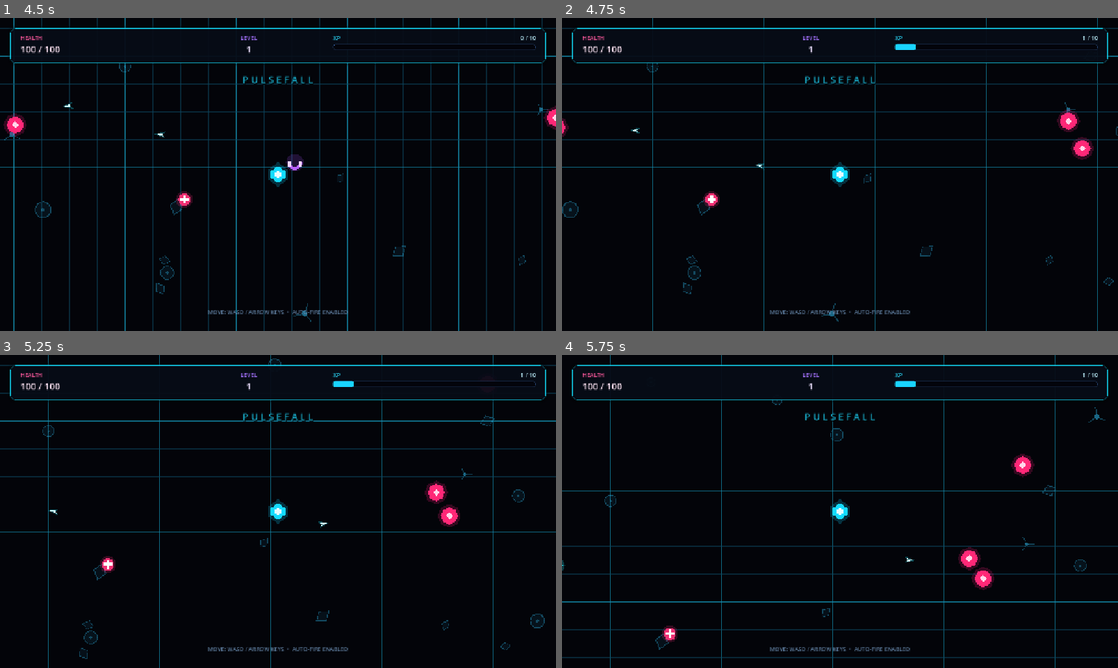
Above: before the commit, frames 1-4 (two rows, left to right).
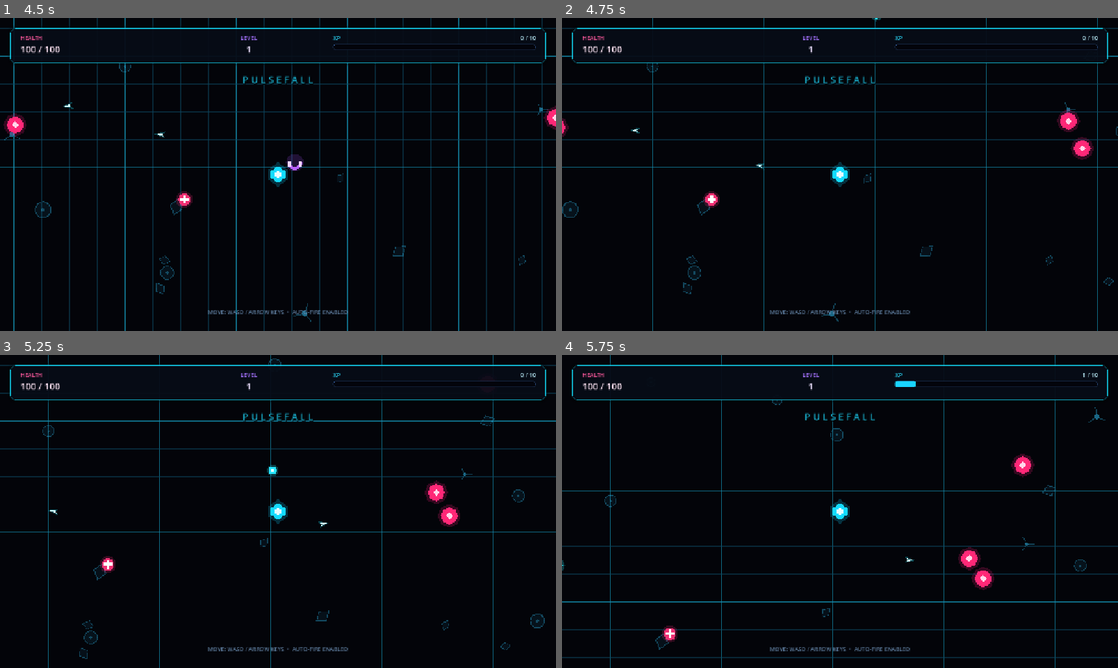
Above: after the commit, the same moments.

Repository: contrazap/Pulsefall
Game: Godot game, scene res://scenes/main.tscn
Two runs of this game, one before a commit and one after it. Both use one fixed random seed, a clock stepped at 60 frames per second and the inputs below.
Inputs:
- Up to frame 1 (4.5 s): tap Enter at 0.5 s; hold W (move_up) 0.53-2.03 s; hold A (move_left) 2.03-3.53 s; hold S (move_down) 3.53-4.28 s; hold D (move_right) from 4.28 s (still down)
- Up to frame 2 (4.75 s): keep holding D (move_right)
- Up to frame 3 (5.25 s): release D (move_right) at 5.03 s; hold W (move_up) from 5.03 s (still down)
- Up to frame 4 (5.75 s): keep holding W (move_up)

Frame 1 is identical in both runs. In frame 2, less than 0.1% of the frame differs, in the area x 55-95%, y 0-11%; in frame 3, 0.1%, in the area x 48-95%, y 5-39%; in frame 4, nothing differs.

Commit message:
Make magnet pull coins visibly

Diff:
--- a/scripts/game_controller.gd
+++ b/scripts/game_controller.gd
@@ -303,7 +303,7 @@
 		PICKUP_HEALTH:
 			return int(_player.call("heal", HEALTH_PICKUP_RESTORE))
 		PICKUP_MAGNET:
-			return _collect_all_xp_coins()
+			return _magnetize_all_xp_coins()
 		PICKUP_BOMB:
 			return _damage_all_normal_enemies()
 	return 0
@@ -426,20 +426,20 @@
 	return null
 
 
-func _collect_all_xp_coins() -> int:
+func _magnetize_all_xp_coins() -> int:
 	if not is_instance_valid(_xp_coin_container):
 		return 0
-	var collected_count := 0
+	var magnetized_count := 0
 	var coins := _xp_coin_container.get_children()
 	for coin: Node in coins:
 		if (
 			is_instance_valid(coin)
 			and not coin.is_queued_for_deletion()
-			and coin.has_method("collect")
-			and coin.call("collect")
+			and coin.has_method("activate_magnet")
+			and coin.call("activate_magnet")
 		):
-			collected_count += 1
-	return collected_count
+			magnetized_count += 1
+	return magnetized_count
 
 
 func _damage_all_normal_enemies() -> int:
--- a/scripts/xp_coin.gd
+++ b/scripts/xp_coin.gd
@@ -9,6 +9,7 @@
 
 var target: Node2D
 var _collected: bool = false
+var _magnetized: bool = false
 
 
 func _physics_process(delta: float) -> void:
@@ -18,7 +19,7 @@
 	if distance <= collection_radius:
 		collect()
 		return
-	if distance > attraction_radius:
+	if distance > attraction_radius and not _magnetized:
 		return
 	var travel_distance := minf(movement_speed * delta, distance)
 	global_position += global_position.direction_to(target.global_position) * travel_distance
@@ -29,11 +30,19 @@
 func configure(next_target: Node2D, value: int = 1) -> void:
 	target = next_target
 	xp_value = maxi(value, 1)
+	_magnetized = false
 
 
 func add_xp_value(amount: int) -> void:
 	if amount > 0 and not _collected:
 		xp_value += amount
+
+
+func activate_magnet() -> bool:
+	if _collected or _magnetized or not _has_valid_target():
+		return false
+	_magnetized = true
+	return true
 
 
 func collect() -> bool:
@@ -49,6 +58,10 @@
 	return _collected
 
 
+func is_magnetized() -> bool:
+	return _magnetized
+
+
 func _has_valid_target() -> bool:
 	if not is_instance_valid(target):
 		return false
--- a/tests/verify_f04.gd
+++ b/tests/verify_f04.gd
@@ -93,6 +93,11 @@
 	coin._physics_process(0.1)
 	if not coin.global_position.is_equal_approx(outside_position):
 		failures.append("A coin moved while outside its centralized attraction radius.")
+	if not coin.activate_magnet() or coin.activate_magnet() or not coin.is_magnetized():
+		failures.append("XP coin magnet activation was not one-shot and persistent.")
+	coin._physics_process(0.1)
+	if coin.global_position.distance_to(player.global_position) >= outside_position.distance_to(player.global_position):
+		failures.append("A magnetized coin outside normal attraction range did not fly toward the player.")
 
 	coin.global_position = player.global_position
 	if not coin.collect() or coin.collect():
--- a/tests/verify_f07.gd
+++ b/tests/verify_f07.gd
@@ -172,15 +172,35 @@
 		magnet_pickup.global_position = player.global_position
 		magnet_pickup.collect()
 		if (
+			main.get_active_xp_coin_count() != 1
+			or not distant_coin.is_magnetized()
+			or not distant_coin.global_position.is_equal_approx(distant_coin_position)
+			or progression.current_level != 1
+			or progression.current_xp != 0
+			or paused
+			or main.is_upgrade_choice_open()
+		):
+			failures.append("Magnet did not mark the active distant coin for visible travel without collecting it immediately.")
+		main.maximum_active_xp_coins = 2
+		var post_magnet_coin: Node2D = main.create_xp_drop(player.global_position + Vector2(950.0, 0.0), 4)
+		if post_magnet_coin == null or post_magnet_coin.is_magnetized():
+			failures.append("A coin created after Magnet incorrectly inherited the one-shot pickup effect.")
+		elif not post_magnet_coin.global_position.is_equal_approx(player.global_position + Vector2(950.0, 0.0)):
+			failures.append("The post-Magnet coin did not remain at its distant spawn position.")
+		if post_magnet_coin != null:
+			post_magnet_coin.free()
+		main.maximum_active_xp_coins = 1
+		distant_coin._physics_process(3.0)
+		if (
 			main.get_active_xp_coin_count() != 0
 			or progression.current_level != 2
 			or progression.current_xp != 3
 			or not paused
 			or not main.is_upgrade_choice_open()
 		):
-			failures.append("Magnet did not collect the full merged XP value through the ordered paused progression path.")
+			failures.append("A magnetized coin did not fly to the player and enter the normal ordered progression path on arrival.")
 		if population.can_process():
-			failures.append("World-population generation could process while Magnet opened an upgrade choice.")
+			failures.append("World-population generation could process after a magnetized coin opened an upgrade choice.")
 		for pickup: Node in pickups.get_children():
 			if not pickup.is_queued_for_deletion() and pickup.can_process():
 				failures.append("A pickup could still collect while an upgrade choice paused gameplay.")
Not shown, changed: PROGRESS.md
Not shown, changed: plans/F09_final_integration_tuning.md
